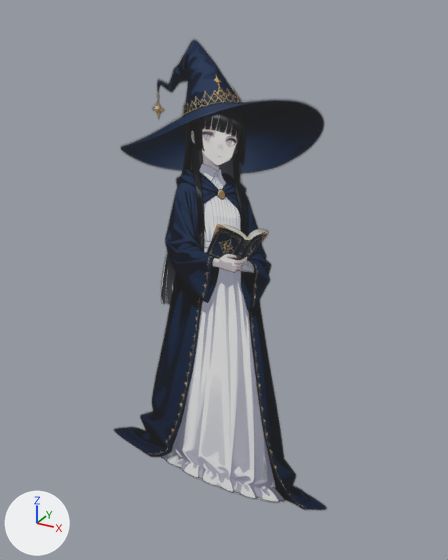
The glTF model _ehon_assets/ehon/mascot_v1.glb as it was, and as the next commit left it.
One viewpoint serves both versions: a 50 mm lens placed at (0.58, -0.992, 1.041), pointed at (0.021, 0.025, 0.533). Lighting does not change. The marker at lower left points along +X, +Y and +Z. The first picture is the older version.
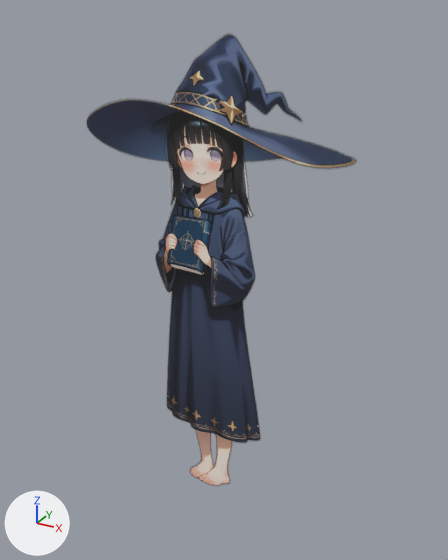
The newer file is also rescaled (x0.99) as a whole; pictures and numbers use the older file's frame.

Patch to the scene script:
```diff
--- a/_ehon_assets/ehon/mascot_v1.glb.py
+++ b/_ehon_assets/ehon/mascot_v1.glb.py
@@ img_mascot_v2 @@
+img_mascot_v2 = load_image('mascot_v2', '_unpacked/mascot_v2', 679, 1184, 'sRGB')
@@ mat_mascot @@
 mat_mascot = principled_material('mascot')
-mat_mascot.texture = img_mascot_v1  # with its transparency
+mat_mascot.texture = img_mascot_v2  # with its transparency
 mat_mascot.roughness = 0.85
@@ me_plane @@
 # used by ob_plane; location = (0.0, 0.0, 0.0)
-me_plane.from_pydata(...)  # 4 vertices, 2 faces; spans x -0.289..0.289, y 0.0, z 0.0..1.0
-me_plane.vertices[2].co = (-0.289, 0.0, 1.0)
-me_plane.vertices[3].co = (0.289, 0.0, 1.0)
+me_plane.from_pydata(...)  # 4 vertices, 2 faces; spans x -0.289..0.289, y 0.0, z 0.0..1.01
+# me_plane part 1
+me_plane.vertices[2].co = (-0.289, 0.0, 1.01)
+me_plane.vertices[3].co = (0.289, 0.0, 1.01)
 me_plane.materials.append(mat_mascot)
```

Changed parts and their boxes (x1, y1, x2, y2) in the pictures (448 x 560 px):
'Plane', surface changed, reshaped: before (114, 39, 327, 510); after (87, 34, 356, 486)
